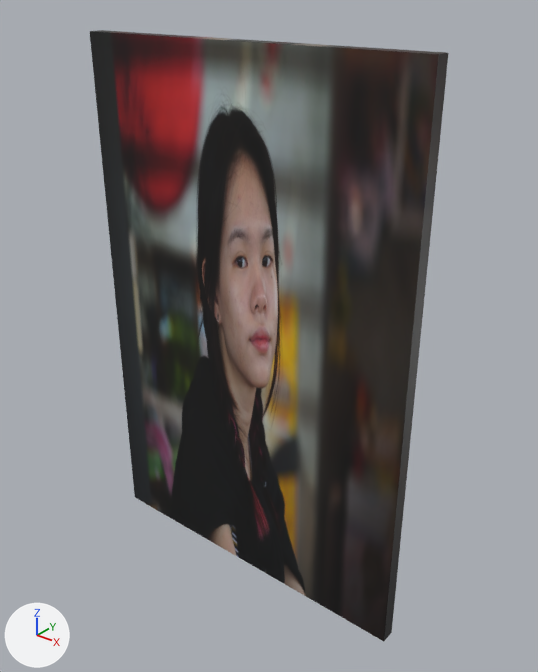
The glTF model public_models/7/model-2352.glb: old version first, new version second.
Rendered twice from a 50 mm lens placed at (0.585, -0.69, 0.441), pointed at (0.023, 0.012, 0.006). Every picture has the same lights, and +X, +Y and +Z are marked at lower left. The older version comes first. Vertices at exactly the same position are counted once.

Script lines for the objects in view, before the commit:
```python
me_plane = bpy.data.meshes.new('Plane')
me_plane.from_pydata(...)  # a box spanning x -0.249..0.249, y -0.02..0.0, z -0.375..0.375
me_plane.materials.append(mat_artworkmaterial)  # picture img_artwork
ob_artpanel = bpy.data.objects.new('ArtPanel', me_plane)
ob_artpanel.location = (0.0, 0.0, 0.0)
```
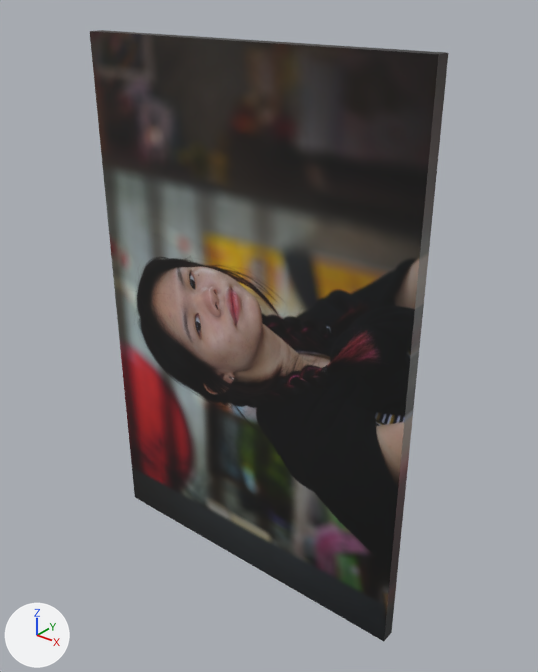
The newer file is also turned or shifted as a whole; pictures and numbers use the older file's frame.

What differs and where, as boxes (x1, y1, x2, y2) in the pictures (538 x 672 px; the box of a moved part takes in the faces that stretch with it):
part 1 of me_plane, moved or reshaped: (90, 30, 440, 611) in both

The edits, one by one:
me_plane has 8 vertices, 12 faces and spans x -0.249..0.249, y -0.02..0.0, z -0.375..0.375.
me_plane is used by ob_artpanel; location (0.0, 0.0, 0.0).
Part 1, on me_plane:
Vertex 0 of me_plane moves from (-0.249, -0.02, -0.375) at pixel (134, 497) to (0.249, -0.02, -0.375) at pixel (384, 641).
Vertex 1 of me_plane moves from (0.249, -0.02, -0.375) at pixel (384, 641) to (0.249, -0.02, 0.375) at pixel (438, 54).
Vertex 2 of me_plane moves from (-0.249, -0.02, 0.375) at pixel (89, 31) to (-0.249, -0.02, -0.375) at pixel (134, 497).
Vertex 3 of me_plane moves from (0.249, -0.02, 0.375) at pixel (438, 54) to (-0.249, -0.02, 0.375) at pixel (89, 31).
Vertex 4 of me_plane moves from (-0.249, 0.0, -0.375) to (0.249, 0.0, -0.375) at pixel (391, 632).
Vertex 5 of me_plane moves from (0.249, 0.0, -0.375) at pixel (391, 632) to (0.249, 0.0, 0.375) at pixel (448, 52).
Vertex 6 of me_plane moves from (-0.249, 0.0, 0.375) at pixel (101, 30) to (-0.249, 0.0, -0.375).
Vertex 7 of me_plane moves from (0.249, 0.0, 0.375) at pixel (448, 52) to (-0.249, 0.0, 0.375) at pixel (101, 30).
